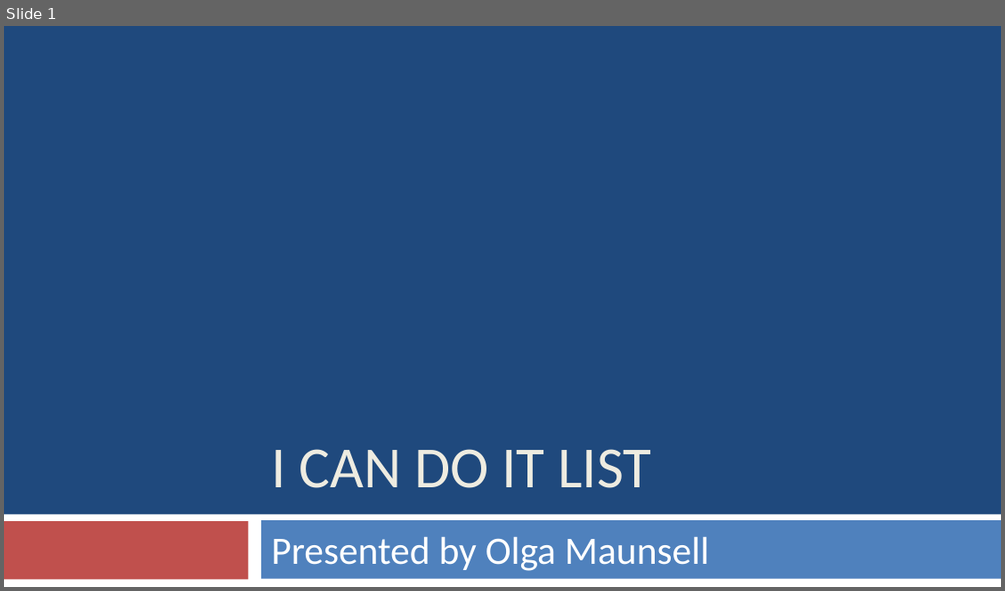
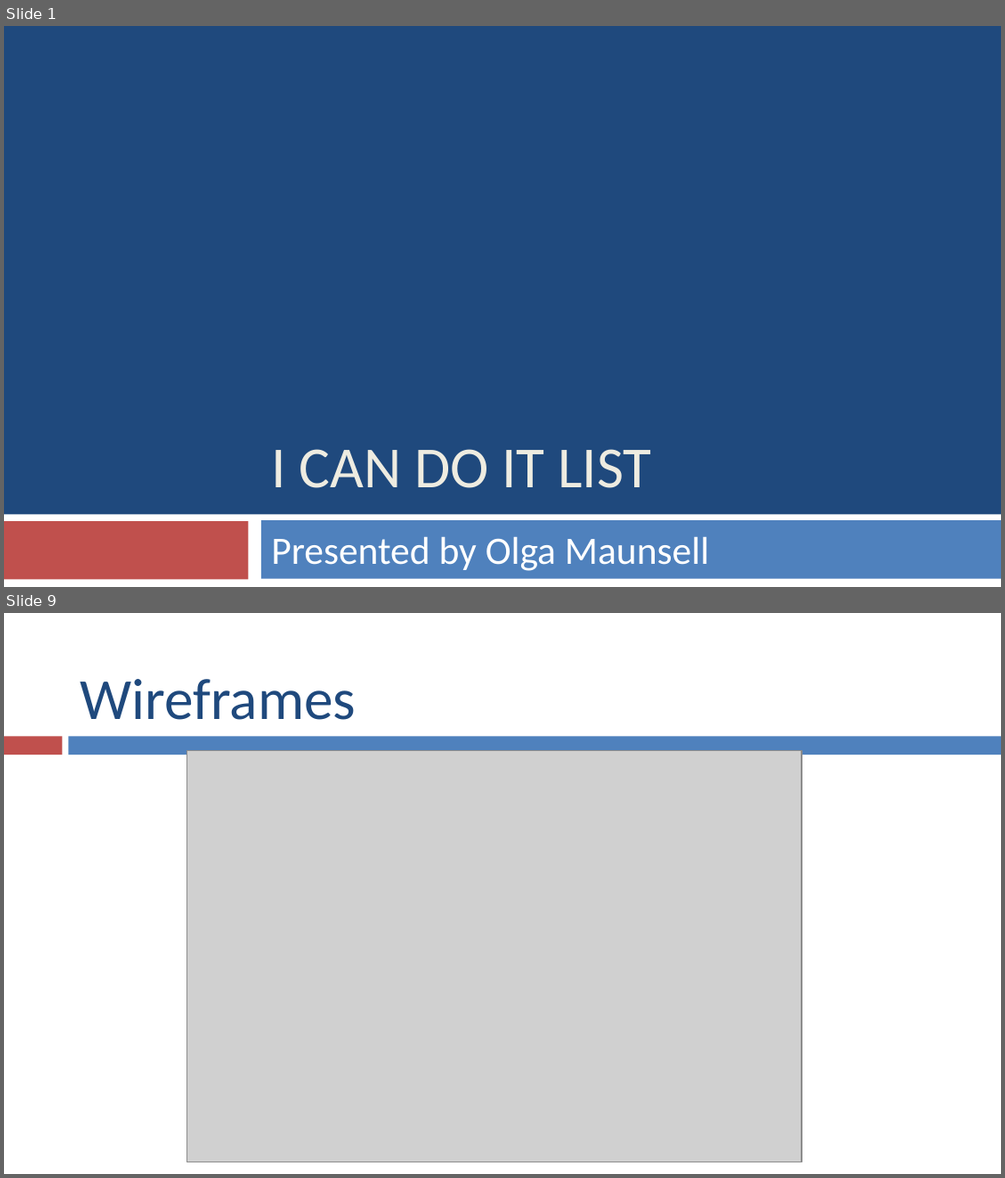
Before and after one commit to olgamaunsell/ICanDoItList-Java-Android-App, a slide deck: I Can Do It List Presentation.pptx. Shown one above the other, each under a label of ours: slide 1 before the commit, slides 1 and 9 after it; the slides between them are not shown. The pictures are 1005x591 and 1005x1178 pixels, drawn with LibreOffice and Linux fonts; fonts in the diff are those of the drawing; grey boxes stand for pictures. Boxes give left, top, right and bottom in pixels: in the first picture for what was removed or moved away, otherwise in the second. Text is boxed around its words. In the diff, an @@ line names an element or a change of style, - is before the commit and + after.

```diff
--- a/I Can Do It List Presentation.pptx
+++ b/I Can Do It List Presentation.pptx
@@ slide 9 added at (x1=4, y1=613, x2=1001, y2=1174), background #FFFFFF @@
@@ title added at (x1=81, y1=679, x2=356, y2=720), 42 pt, text #1F497D @@
+Wireframes
@@ rectangle added at (x1=4, y1=737, x2=62, y2=755), fill #C0504D @@
@@ rectangle added at (x1=69, y1=737, x2=1001, y2=755), fill #4F81BD @@
@@ picture added at (x1=186, y1=751, x2=801, y2=1162) @@
```
Also in this commit, not shown: 6 slides changed, 4 other slides added, 3 slides removed, 3 other files.
